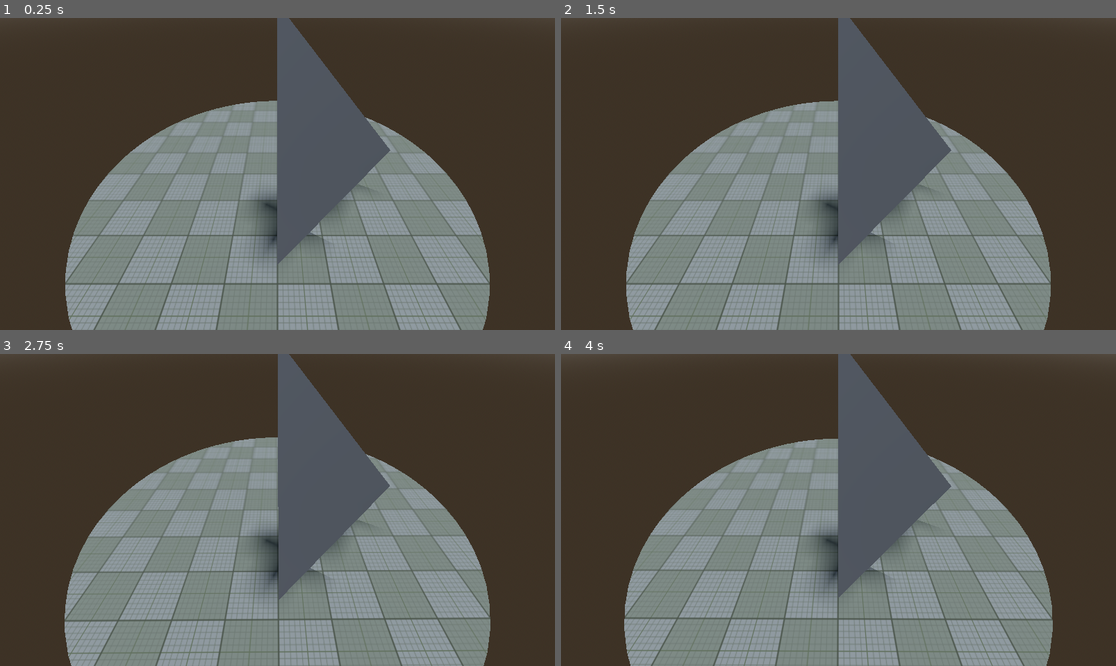
Above: before the commit, frames 1-4 (two rows, left to right).
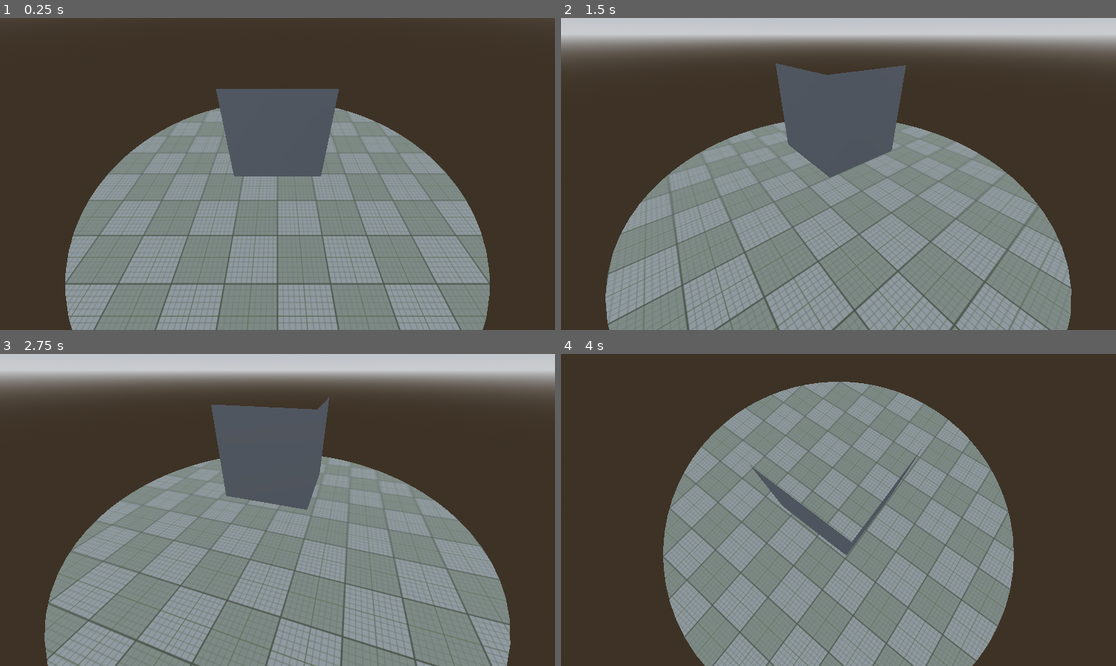
Above: after the commit, the same moments.

Repository: M00St4r/code3_01
Game: Godot game, scene res://main.tscn
Same seed, same stepped clock (60 frames per second), same inputs: the game is played once before the commit and once after it.
Inputs (mouse positions are in pixels of both pictures, inside the frame that each line leads up to):
- Up to frame 1 (0.25 s): no input
- Up to frame 2 (1.5 s): tap Enter at 0.5 s; move the mouse to (960, 158) at 0.52 s; hold Right (ui_right) 0.53-1.28 s; click (960, 158) at 0.67 s; move the mouse to (727, 189) at 1.27 s; hold Down (ui_down) from 1.28 s (still down); click (727, 189) at 1.42 s
- Up to frame 3 (2.75 s): tap Space at 2 s; move the mouse to (333, 441) at 2.02 s; release Down (ui_down) at 2.03 s; hold Right (ui_right) from 2.03 s (still down); click (333, 441) at 2.17 s
- Up to frame 4 (4 s): move the mouse to (810, 572) at 2.77 s; release Right (ui_right) at 2.78 s; hold Up (ui_up) 2.78-3.53 s; click (810, 572) at 2.92 s; move the mouse to (1005, 556) at 3.52 s; hold Left (ui_left) from 3.53 s (still down); click (1005, 556) at 3.67 s

The runs differ from the first frame. In frame 1, 9.2% of the frame differs, in the area x 38-71%, y 0-79%; in frame 2, 37%, in the area x 0-100%, y 0-100%; in frame 3, 36%; in frame 4, 33%.

Commit message:
add 2 Sides of a Cube

Diff:
--- a/cylinder.gd
+++ b/cylinder.gd
@@ -4,9 +4,23 @@
 # Called when the node enters the scene tree for the first time.
 func _ready() -> void:
 	var vertices = PackedVector3Array()
-	vertices.push_back(Vector3(0, 0.3, 0))
-	vertices.push_back(Vector3(0.3, 0, 0))
-	vertices.push_back(Vector3(0, 0, 0.3))
+	#front
+	vertices.push_back(Vector3(0.1, 0.2, 0.1))
+	vertices.push_back(Vector3(0.1, 0, 0.1))
+	vertices.push_back(Vector3(-0.1, 0, 0.1))
+
+	vertices.push_back(Vector3(-0.1, 0.2, 0.1))
+	vertices.push_back(Vector3(0.1, 0.2, 0.1))
+	vertices.push_back(Vector3(-0.1, 0, 0.1))
+
+	#left
+	vertices.push_back(Vector3(-0.1, 0.2, -0.1))
+	vertices.push_back(Vector3(-0.1, 0.2, 0.1))
+	vertices.push_back(Vector3(-0.1, 0.0, 0.1))
+
+	vertices.push_back(Vector3(-0.1, 0.2, -0.1))
+	vertices.push_back(Vector3(-0.1, 0.0, 0.1))
+	vertices.push_back(Vector3(-0.1, 0.0, -0.1))
 
 	# Initialize and arrange the data for the single surface
 	var arrays = []
--- a/main.gd
+++ b/main.gd
@@ -7,33 +7,33 @@
 
 # Called every frame. 'delta' is the elapsed time since the previous frame.
 func _process(delta: float) -> void:
-	var mouseVel = Input.get_last_mouse_screen_velocity()
-	var mouseSpeed = 0.000001
-	var lastVel = Vector2()
-
-	if(Input.is_mouse_button_pressed(MOUSE_BUTTON_LEFT)):
-		mouseVel = Input.get_last_mouse_screen_velocity()-lastVel
-		$CameraPivot_y.rotate_y(mouseVel.y * mouseSpeed)
-		$CameraPivot_y/CameraPivot_x.rotate_x(mouseVel.x * mouseSpeed)
-		print(mouseVel)
-		lastVel = Input.get_last_mouse_screen_velocity()
-	else:
-		#print($CameraPivot_y.rotation.y)
-		pass
+	#var mouseVel = Input.get_last_mouse_screen_velocity()
+	#var mouseSpeed = 0.000001
+	#var lastVel = Vector2()
+	#
+	#if(Input.is_mouse_button_pressed(MOUSE_BUTTON_LEFT)):
+		#mouseVel = Input.get_last_mouse_screen_velocity()-lastVel
+		#$CameraPivot_y.rotate_y(mouseVel.y * mouseSpeed)
+		#$CameraPivot_y/CameraPivot_x.rotate_x(mouseVel.x * mouseSpeed)
+		#print(mouseVel)
+		#lastVel = Input.get_last_mouse_screen_velocity()
+	#else:
+		##print($CameraPivot_y.rotation.y)
+		#pass
 
 
 
-	#var speed = 50
-	#if Input.is_action_pressed("ui_left"):
-		#$CameraPivot_y.rotate_y(speed * PI/180 * delta)
-	#
-	#if Input.is_action_pressed("ui_right"):
-		#$CameraPivot_y.rotate_y(-speed * PI/180 * delta)
-		#
-	#if Input.is_action_pressed("ui_up"):
-		#if($CameraPivot_y/CameraPivot_x.rotation.x >= -145 * PI/180):
-			#$CameraPivot_y/CameraPivot_x.rotate_x(-speed * PI/180 * delta)
-	#
-	#if Input.is_action_pressed("ui_down"):
-		#if($CameraPivot_y/CameraPivot_x.rotation.x <= -35 * PI/180):
-			#$CameraPivot_y/CameraPivot_x.rotate_x(speed * PI/180 * delta)
+	var speed = 50
+	if Input.is_action_pressed("ui_left"):
+		$CameraPivot_y.rotate_y(speed * PI/180 * delta)
+
+	if Input.is_action_pressed("ui_right"):
+		$CameraPivot_y.rotate_y(-speed * PI/180 * delta)
+
+	if Input.is_action_pressed("ui_up"):
+		if($CameraPivot_y/CameraPivot_x.rotation.x >= -145 * PI/180):
+			$CameraPivot_y/CameraPivot_x.rotate_x(-speed * PI/180 * delta)
+
+	if Input.is_action_pressed("ui_down"):
+		if($CameraPivot_y/CameraPivot_x.rotation.x <= -35 * PI/180):
+			$CameraPivot_y/CameraPivot_x.rotate_x(speed * PI/180 * delta)
--- a/main.tscn
+++ b/main.tscn
@@ -52,7 +52,7 @@
 [node name="Camera3D" type="Camera3D" parent="CameraPivot_y/CameraPivot_x"]
 transform = Transform3D(1, 0, 0, 0, 1, 0, 0, 0, 1, 0, 0, 0.6)
 
-[node name="MeshInstance3D" type="MeshInstance3D" parent="."]
+[node name="procGeo" type="MeshInstance3D" parent="."]
 transform = Transform3D(1, 0, 0, 0, 1, 0, 0, 0, 1, 0, 0.0868117, 0)
 mesh = SubResource("ArrayMesh_1bvp3")
 script = ExtResource("3_h2yge")
